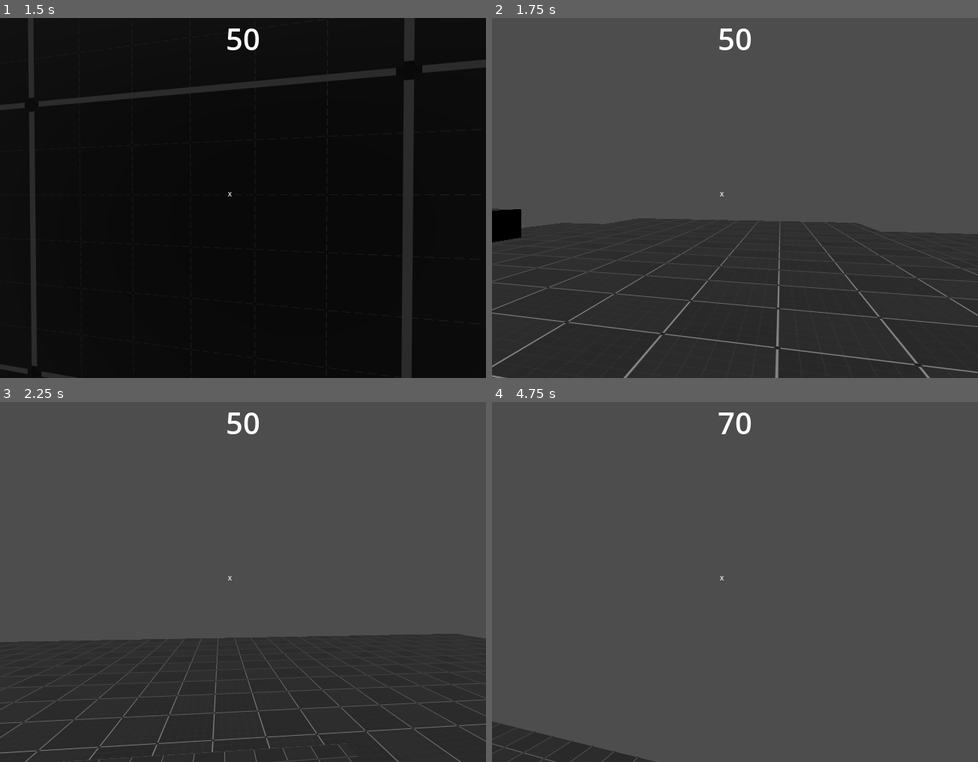
Above: before the commit, frames 1-4 (two rows, left to right).
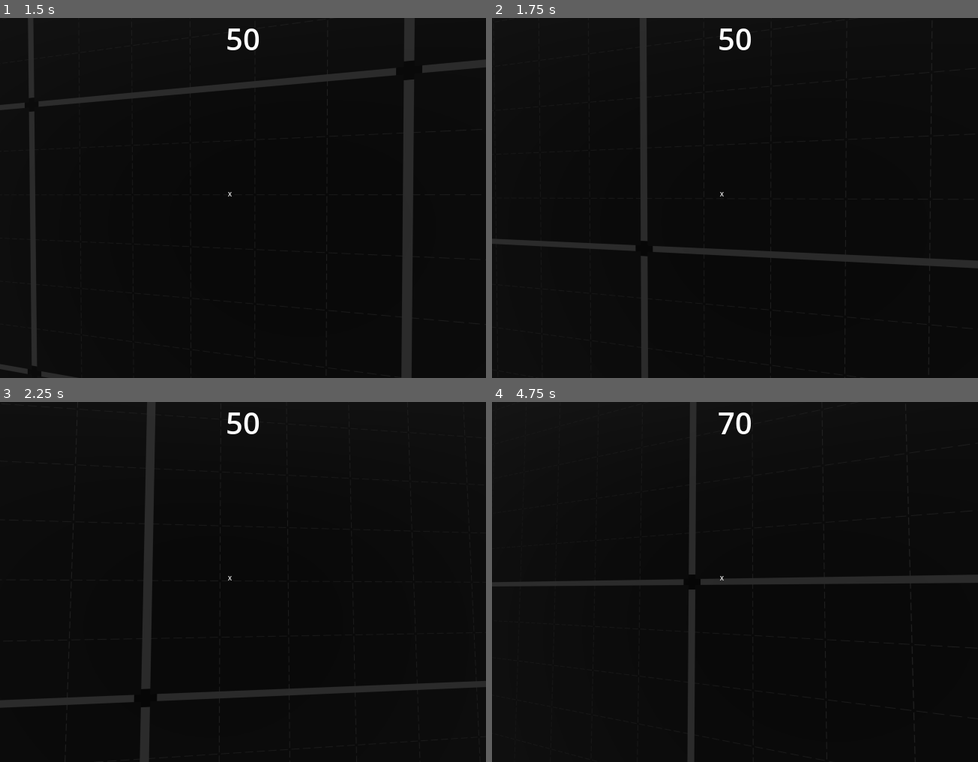
Above: after the commit, the same moments.

Repository: cdoss3/pirate-jam
Game: Godot game, scene res://testmap.tscn
The game is run twice, just before and just after one commit, with the same random seed, the same clock (stepped at 60 frames per second) and the same inputs.
Inputs (mouse positions are in pixels of both pictures, inside the frame that each line leads up to):
- Up to frame 1 (1.5 s): tap Enter at 0.5 s; move the mouse to (272, 198) at 0.52 s; hold W (walk_forwards) from 0.53 s (still down); tap Space (jump) at 0.6, 0.77, 1.07 s; move the mouse to (218, 198) at 1.27 s; tap Shift (crouch) at 1.35 s
- Up to frame 2 (1.75 s): keep holding W (walk_forwards); tap Space (jump) at 1.52, 1.55 s
- Up to frame 3 (2.25 s): keep holding W (walk_forwards); tap Space (jump) at 1.82 s; move the mouse to (252, 574) at 2.02 s; hold Ctrl (sprint) from 2.03 s (still down)
- Up to frame 4 (4.75 s): keep holding W (walk_forwards); tap Space (jump) at 2.3, 3.02, 3.05, 3.32, 3.6, 3.77, 4.07, 4.52, 4.55 s; move the mouse to (730, 589) at 2.77 s; release Ctrl (sprint) at 2.78 s; tap P (test_input) at 2.85 s; move the mouse to (773, 585) at 3.52 s; move the mouse to (696, 578) at 4.27 s; tap Shift (crouch) at 4.35 s

Frame 1 is identical in both runs. In frame 2, 97% of the frame differs, in the area x 0-100%, y 0-100%; in frame 3, 97%; in frame 4, 100%.

Commit message:
Revert "fixed movement calcs"
This reverts commit 5832083e28366efa0285232560ad3b64e2e9ac2b.

Diff:
--- a/scripts/player.gd
+++ b/scripts/player.gd
@@ -25,9 +25,9 @@
 @export var mouse_sensitivity = 0.006
 
 # Player Movement
+var jump_count = 0
 @export var max_jumps = 3
 @export var jump_impulse := 6
-var jump_count: int = 0
 
 @export var dash_ready = true
 @export var dash_impulse := 4
@@ -74,7 +74,8 @@
 	hud_visibility()
 
 func _physics_process(_delta: float) -> void:
-	jump_count = 0
+	if is_on_floor():
+		jump_count = 0
 
 func _unhandled_input(event):
 	# Handle Mouse Movement
